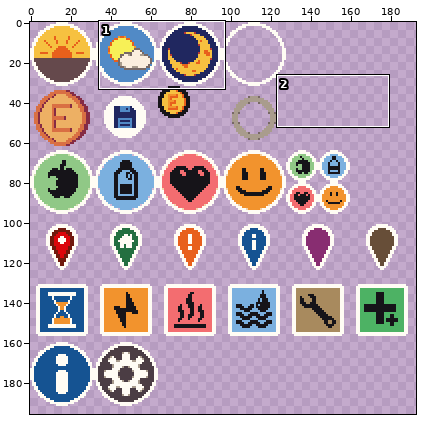
Pixel-art file -- godot/res/sprites/GUI/icons/icons.aseprite. The first picture is a wide view before the edit; the outline marks the close-up.
Close-up. Earlier state:
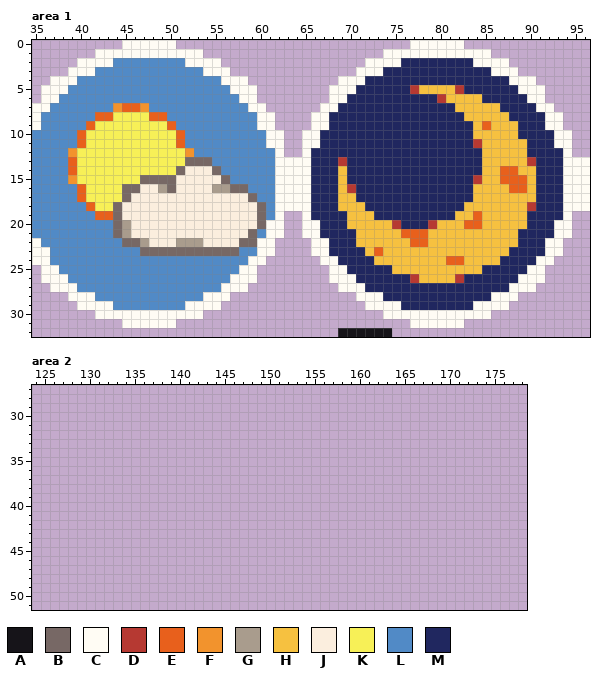
256x224 pixels, 1 frame. Shown: area 1: x 35..96, y 0..32; area 2: x 124..178, y 27..51. The wide view leaves out empty margins. The commit also changed other parts of the picture, which this record leaves out.
Palette (. is transparent): A #161419  B #776865  C #fffcf4  D #b63932  E #e8601c  F #f2932d  G #a99c8d  H #f6c140  J #fbeede  K #f7f057  L #518ac6  M #20275f
The result:
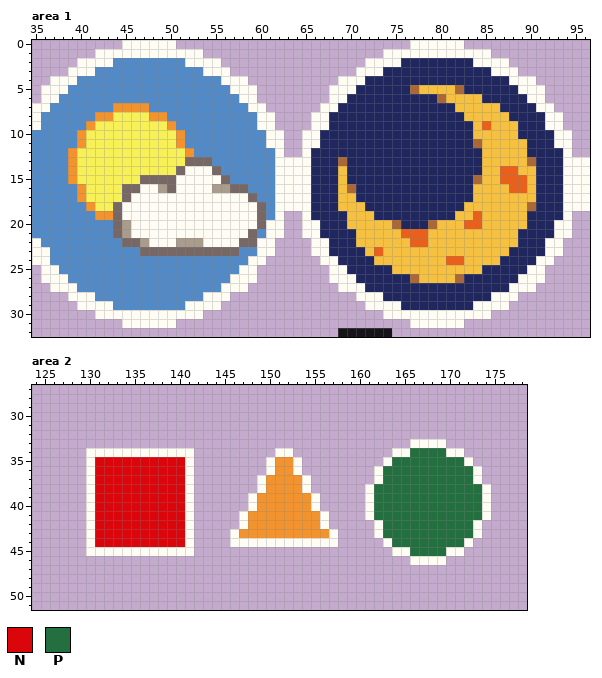
Colours new in this view: N #db060b  P #246f40
From old to new:
Colour D changes from #b63932 to #a96836.
Area 1, layer "Main":
Colour J becomes colour C in row 14 at x 52 to 54; in row 15 at x 51 to 55; in row 16 at x 47 to 48 and 51 to 54; in row 17 at x 46 to 58; in rows 18 to 19 at x 45 to 59; in row 20 at x 46 to 59.
Colour J becomes colour C in row 21 at x 46 to 58; in row 22 at x 48 to 50 and 54 to 57.
Colour E becomes colour F in row 7 at x 45 to 46; in row 8 at x 42 to 43 and 48 to 49; in row 9 at x 41 and 50; in rows 10 to 11 at x 40 and 51; in rows 13 to 14 at x 39; in rows 16 to 17 at x 40.
Colour E becomes colour F in row 18 at x 41; in row 19 at x 42 to 43.
Area 2, layer "Main":
The author put colour C in row 33 at x 166 to 169; in row 34 at x 130 to 141, 151 to 152, 164 to 165 and 170 to 171; in row 35 at x 130, 141, 150, 153, 163 and 172; in row 36 at x 130, 141, 150, 153, 162 and 173; in row 37 at x 130, 141, 149, 154, 162 and 173; in row 38 at x 130, 141, 149, 154, 161 and 174.
The author put colour C in rows 39 to 40 at x 130, 141, 148, 155, 161 and 174; in row 41 at x 130, 141, 147, 156, 161 and 174; in row 42 at x 130, 141, 147, 156, 162 and 173; in row 43 at x 130, 141, 146, 157, 162 and 173; in row 44 at x 130, 141, 146 to 157, 163 and 172; in row 45 at x 130 to 141, 164 to 165 and 170 to 171.
The author put colour C in row 46 at x 166 to 169.
The author put colour F in rows 35 to 36 at x 151 to 152; in rows 37 to 38 at x 150 to 153; in rows 39 to 40 at x 149 to 154; in rows 41 to 42 at x 148 to 155; in row 43 at x 147 to 156.
The author put colour N in rows 35 to 44 at x 131 to 140.
The author put colour P in row 34 at x 166 to 169; in row 35 at x 164 to 171; in rows 36 to 37 at x 163 to 172; in rows 38 to 41 at x 162 to 173; in rows 42 to 43 at x 163 to 172; in row 44 at x 164 to 171.
The author put colour P in row 45 at x 166 to 169.
